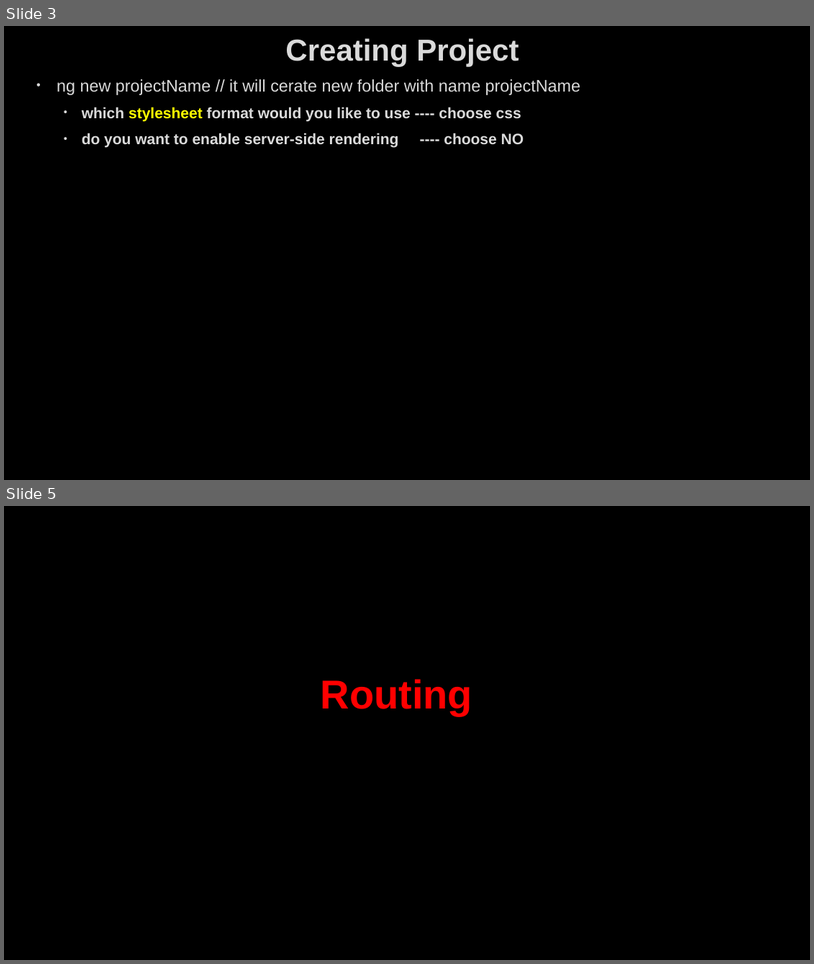
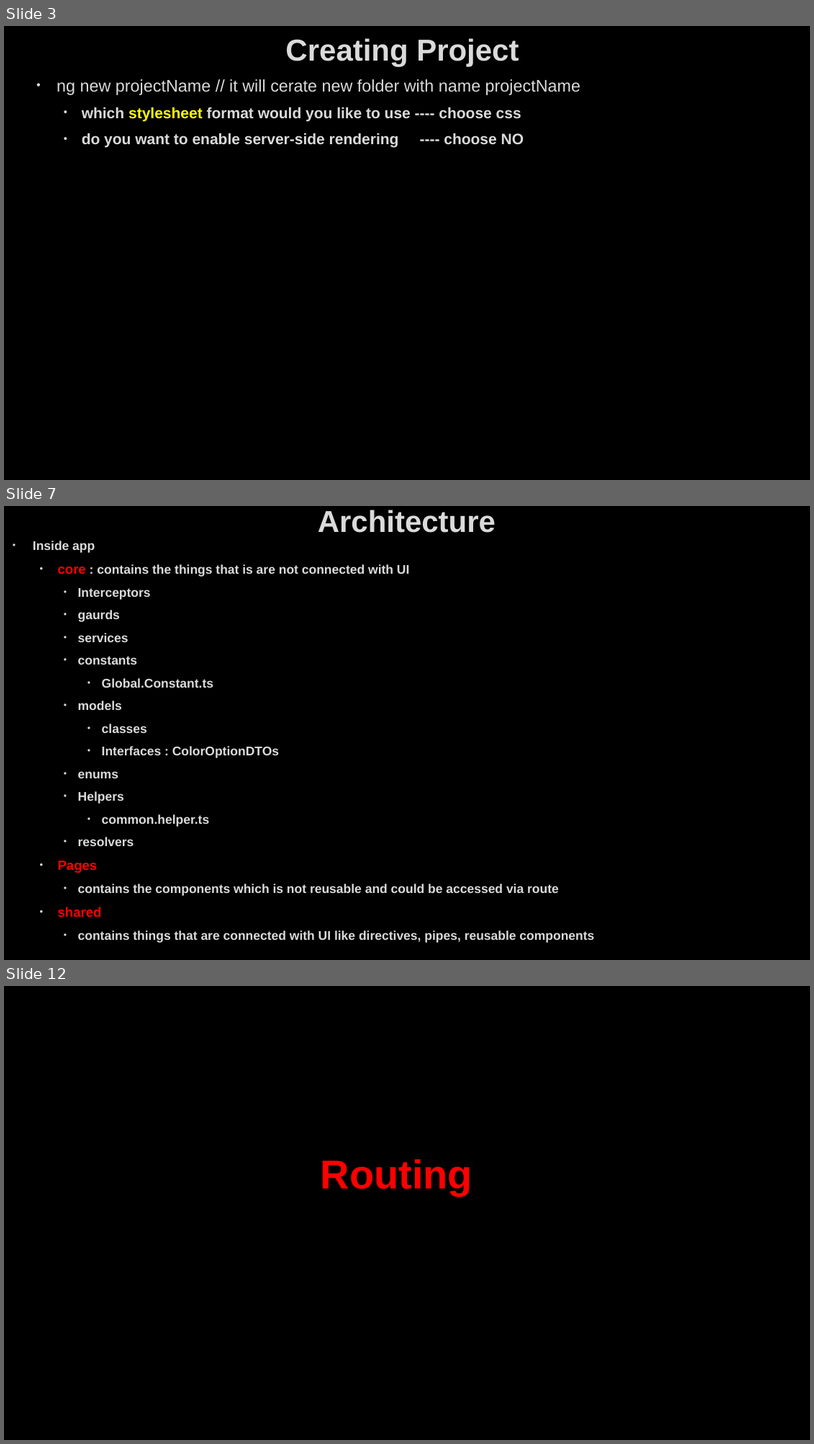
Before and after one commit to AhmedMohamedSamir1/Summary, a slide deck: Angular & type script/Angular.pptx. Shown one above the other, each under a label of ours: slides 3 and 5 before the commit, slides 3, 7 and 12 after it; the slides between them are not shown. The pictures are 814x964 and 814x1444 pixels, drawn with LibreOffice and Linux fonts; fonts in the diff are those of the drawing; background and template pictures are left out. Boxes give left, top, right and bottom in pixels: in the first picture for what was removed or moved away, otherwise in the second. Text is boxed around its words. In the diff, an @@ line names an element or a change of style, - is before the commit and + after.

```diff
--- a/Angular & type script/Angular.pptx
+++ b/Angular & type script/Angular.pptx
@@ slide 7 added at [4,506,810,960], background picture (left out) @@
@@ title added at [318,510,496,533], 36 pt, text #DADADA, bold @@
+Architecture
@@ text added at [33,541,594,942], 15 pt, text #DADADA, bold @@
+• Inside app
+  • core : contains the things that is are not connected with UI
+    • Interceptors
+    • gaurds
+    • services
+    • constants
+      • Global.Constant.ts
+    • models
+      • classes
+      • Interfaces : ColorOptionDTOs
+    • enums
+    • Helpers
+      • common.helper.ts
+    • resolvers
+  • Pages
+    • contains the components which is not reusable and could be accessed via route
+  • shared
+    • contains things that are connected with UI like directives, pipes, reusable components
@@ what was slide 5 is now slide 12 @@
```
Also in this commit, not shown: 4 slides changed, 8 other slides added, 5 other files.
